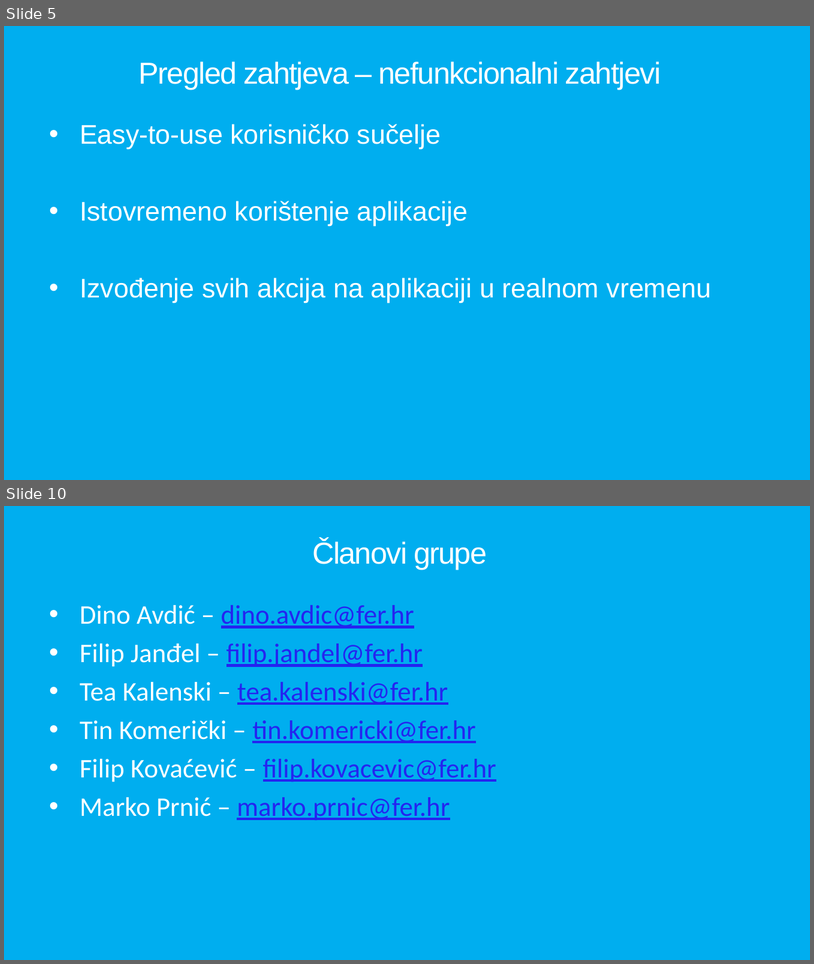
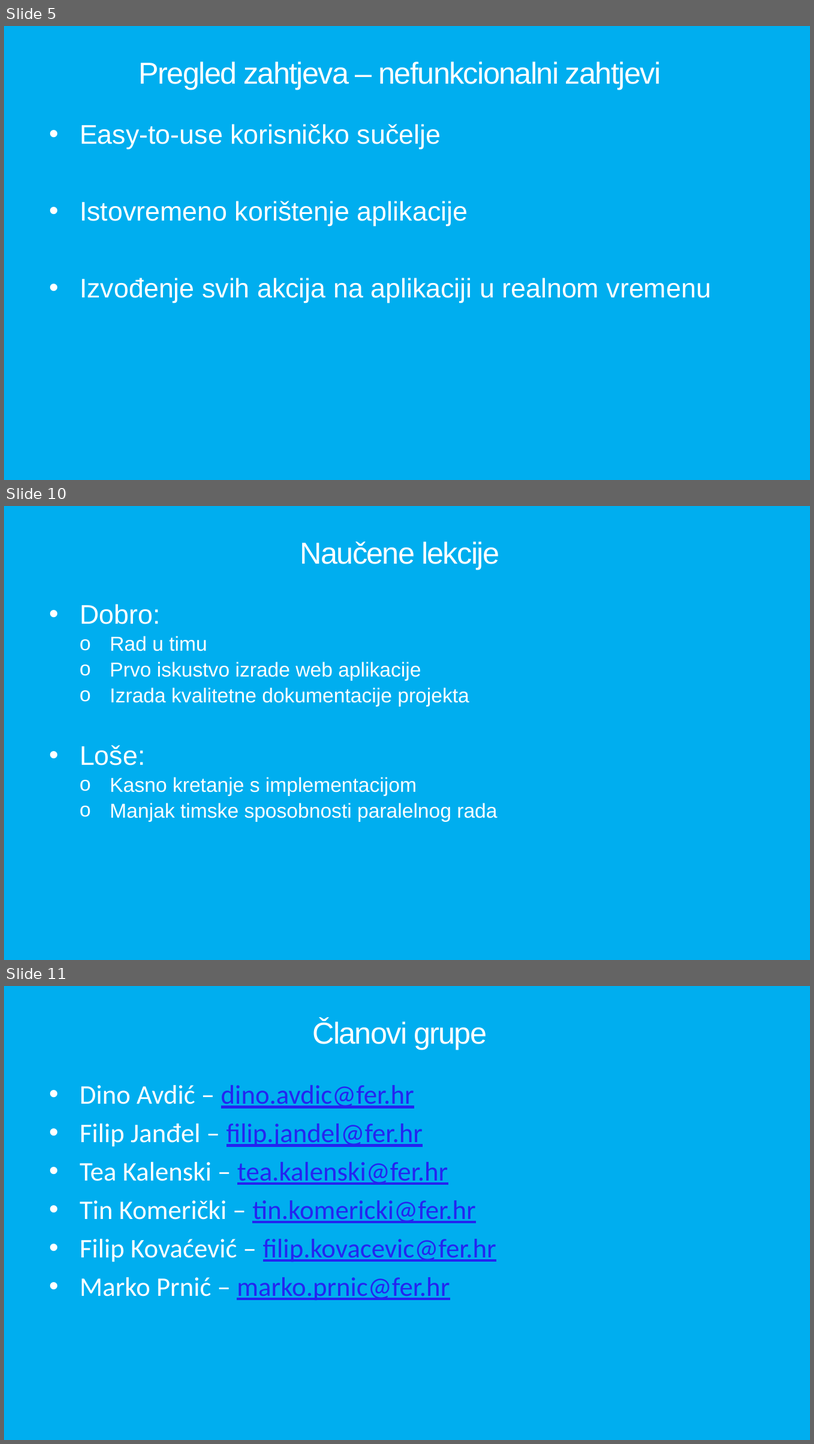
Before and after one commit to TKomericki/AutoServis, a slide deck: Dokumentacija/Sustav-za-praćenje-rada-auto-servisa.pptx. Shown one above the other, each under a label of ours: slides 5 and 10 before the commit, slides 5, 10 and 11 after it; the slides between them are not shown. The pictures are 814x964 and 814x1444 pixels, drawn with LibreOffice and Linux fonts; fonts in the diff are those of the drawing. Boxes give left, top, right and bottom in pixels: in the first picture for what was removed or moved away, otherwise in the second. Text is boxed around its words. In the diff, an @@ line names an element or a change of style, - is before the commit and + after.

```diff
--- a/Dokumentacija/Sustav-za-praćenje-rada-auto-servisa.pptx
+++ b/Dokumentacija/Sustav-za-praćenje-rada-auto-servisa.pptx
@@ slide 10 added at (4,506,810,960), background #00AEEF @@
@@ title added at (300,541,500,570), 36 pt, text #FFFFFF @@
+Naučene lekcije
@@ text added at (80,604,497,822), 24 pt, text #FFFFFF @@
+• Dobro:
+  o Rad u timu
+  o Prvo iskustvo izrade web aplikacije
+  o Izrada kvalitetne dokumentacije projekta
+• Loše:
+  o Kasno kretanje s implementacijom
+  o Manjak timske sposobnosti paralelnog rada
@@ what was slide 10 is now slide 11 @@
```
Also in this commit, not shown: 3 slides changed, 1 other slide added, 1 slide removed.
